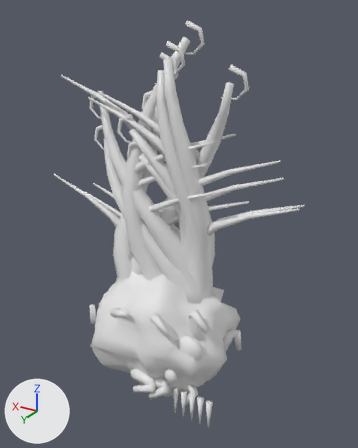
An edit to the Blender file ArtSource/RootCrawler.blend, drawn before and after from the same camera.
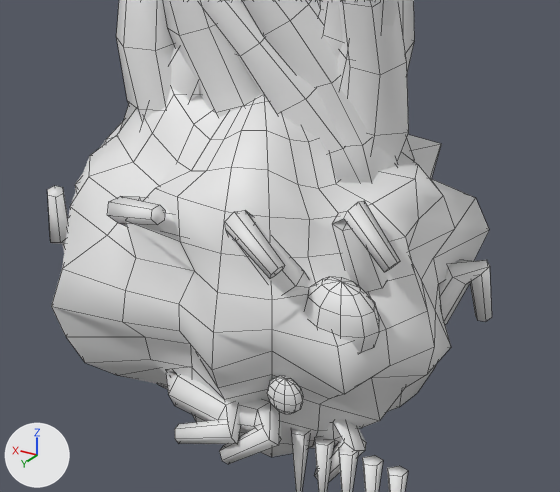
Each version appears first whole from a 50 mm lens placed at (-0.775, 1.192, 0.99), pointed at (-0.042, -0.029, 0.379), and next in a close-up on the part from 20% to 74% of the width and 54% to 91% of the height. Lighting does not change. The marker at lower left points along +X, +Y and +Z. The last two pictures show the newer version. The close-ups show mesh edges as thin lines.

In view in the first close-up: 'Knot', 'Root0', 'Root1', 'Root2', 'Root3', 'Root4', 'Root5', 'Root7', 'Root8' and 1 more.
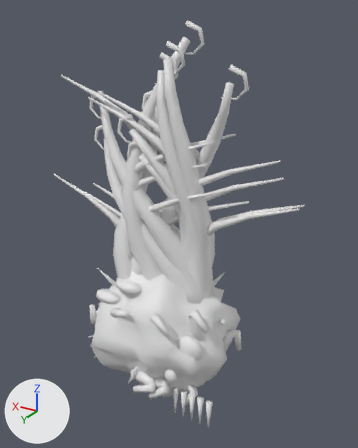
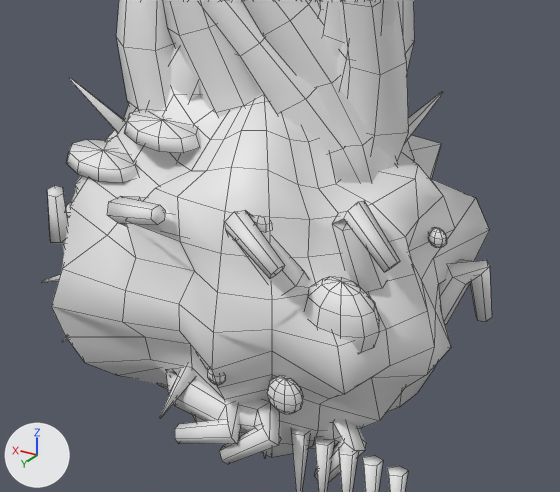
The change, as a diff of the scene's bpy script:
```diff
--- a/ArtSource/RootCrawler.blend.py
+++ b/ArtSource/RootCrawler.blend.py
@@ me_knot @@
 # used by ob_knot; location = (0.0, 0.0, 0.0)
-me_knot.from_pydata(...)  # 1242 vertices, 1107 faces; spans x -0.252..0.265, y -0.206..0.21, z -0.235..0.239
+me_knot.from_pydata(...)  # 1682 vertices, 1453 faces; spans x -0.252..0.318, y -0.206..0.21, z -0.235..0.239
+# me_knot part 1: 360 vertices added at x -0.19..0.318, y -0.069..0.205, z -0.224..0.202
+# me_knot part 2: 64 vertices added at x -0.221..-0.011, y -0.19..-0.013, z 0.068..0.224
+# other edits to the shape of me_knot do not show in these pictures
 me_knot.materials.append(mat_ink)
```

What differs and where, as boxes [x1, y1, x2, y2] in the close-ups (560 x 492 px):
'Knot', reshaped: before [47, 87, 492, 492]; after [41, 78, 492, 492]
part 1 of me_knot, added: after [41, 78, 268, 458]
part 2 of me_knot, added: after [405, 92, 447, 248]
